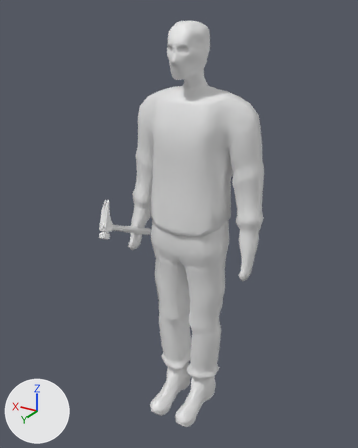
What one commit did to the Blender file Demo_Game/Assets/Blender/Murderer.blend.
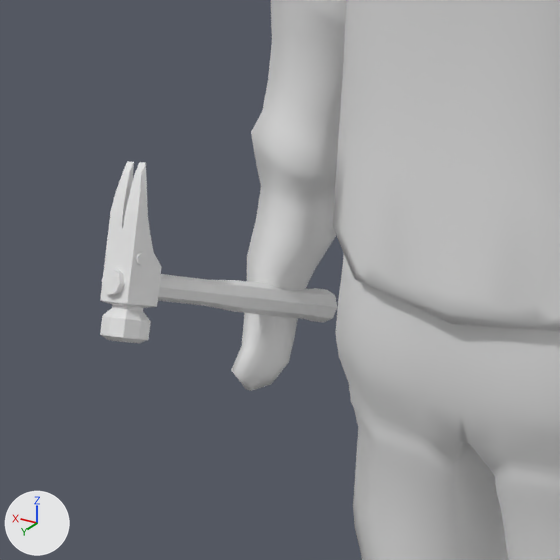
Each version appears first whole from a 50 mm camera at (-0.544, 0.949, 0.99) aimed at (0.017, 0.015, 0.523), and next in a close-up on the part from 22% to 56% of the width and 37% to 64% of the height. The axes (+X, +Y, +Z) are drawn at lower left. The lights are the same throughout. The older version's two pictures come first.

The first close-up shows 'Beine', 'Hammer', 'Koerper'.
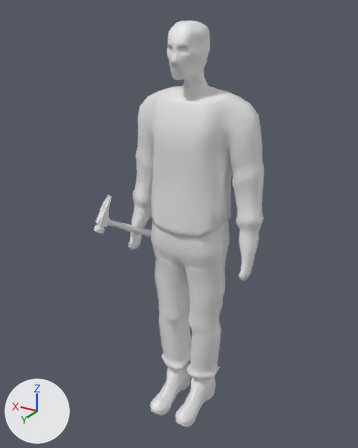
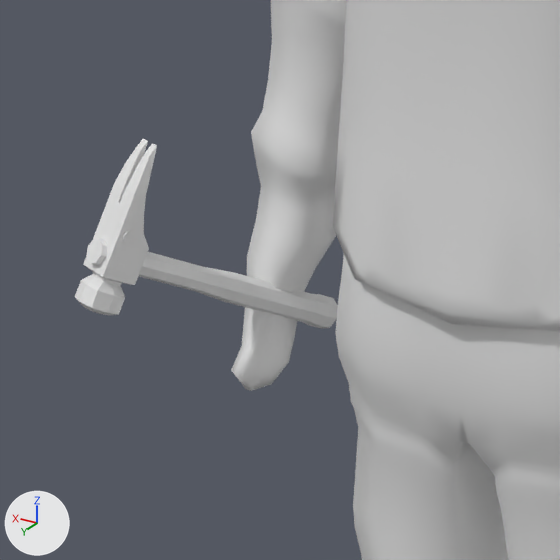
The change in detail:
Object 'Hammer' (ob_hammer) turns from (25, 65, 106) to (-0.8, 62, 68) degrees about x, y and z.

Boxes (x1, y1, x2, y2) around the edits, measured in the close-ups (560 x 560 px):
'Hammer', turned: before (100, 161, 337, 343); after (75, 138, 338, 329)
